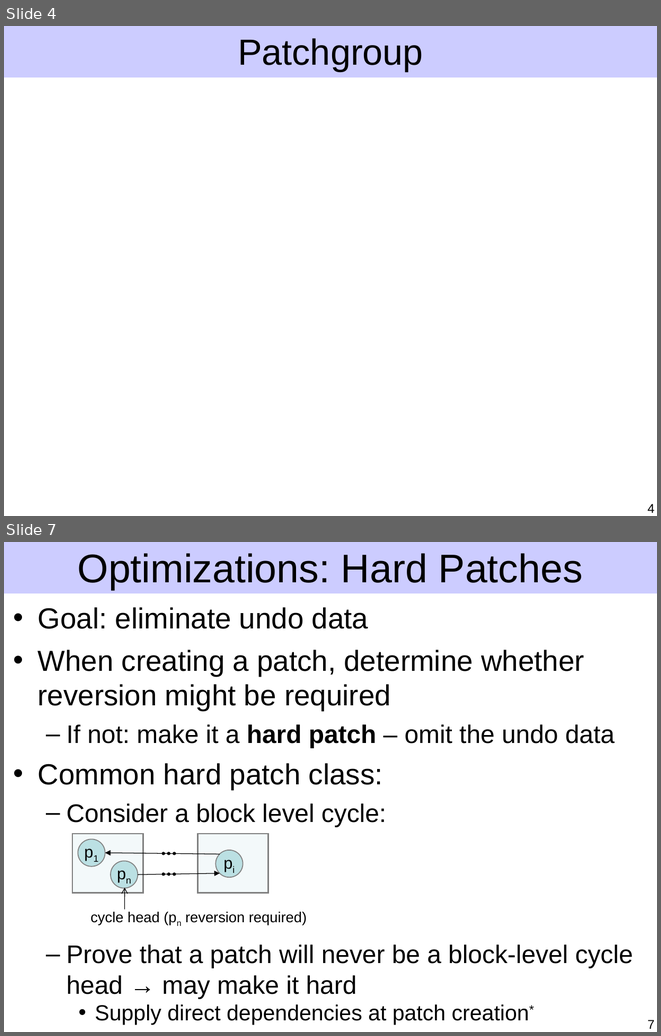
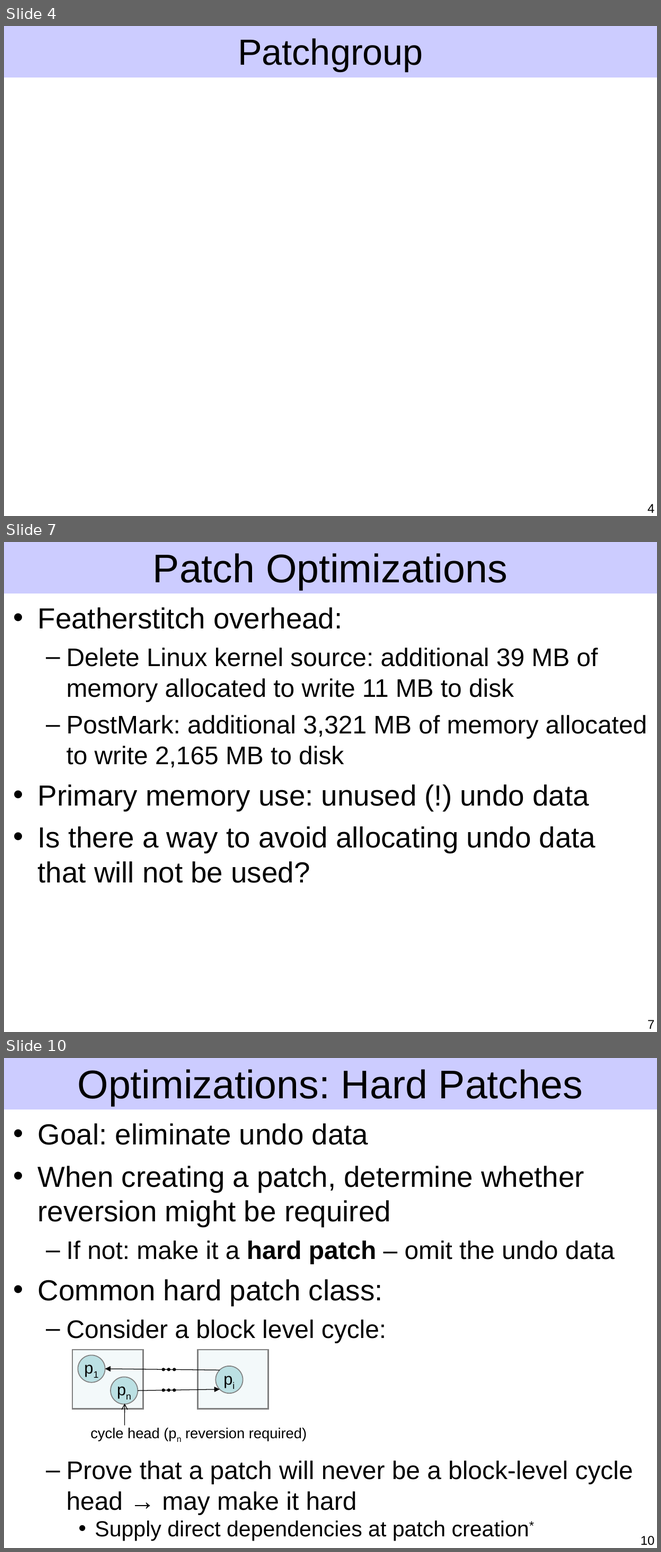
Before and after one commit to ucla-readable/fstitch-doc, a slide deck: sosp/pres.ppt. Shown one above the other, each under a label of ours: slides 4 and 7 before the commit, slides 4, 7 and 10 after it; the slides between them are not shown. The pictures are 661x1036 and 661x1552 pixels, drawn with LibreOffice and Linux fonts; fonts in the diff are those of the drawing. Boxes give left, top, right and bottom in pixels: in the first picture for what was removed or moved away, otherwise in the second. Text is boxed around its words. In the diff, an @@ line names an element or a change of style, - is before the commit and + after.

Commit message:
Revise hard patch intro and details.

```diff
--- a/sosp/pres.ppt
+++ b/sosp/pres.ppt
@@ slide 7 added at <box>4,542,657,1032</box>, background #FFFFFF; not listed: 1 template element that a slide beside it also shows @@
@@ text added at <box>153,553,508,590</box>, 44 pt, text #000000 @@
+Patch Optimizations
@@ text added at <box>38,607,647,883</box>, 28 pt, text #000000 @@
+• Featherstitch overhead:
+  – Delete Linux kernel source: additional 39 MB of memory allocated to write 11 MB to disk
+  – PostMark: additional 3,321 MB of memory allocated to write 2,165 MB to disk
+• Primary memory use: unused (!) undo data
+• Is there a way to avoid allocating undo data that will not be used?
@@ page number added at <box>647,1020,654,1029</box>, 14 pt, text #000000 @@
+7
@@ what was slide 7 is now slide 10 @@
@@ page number at <box>641,1536,655,1545</box>: text changed @@
-7
+10
```
Also in this commit, not shown: 3 slides changed, 2 other slides added.
